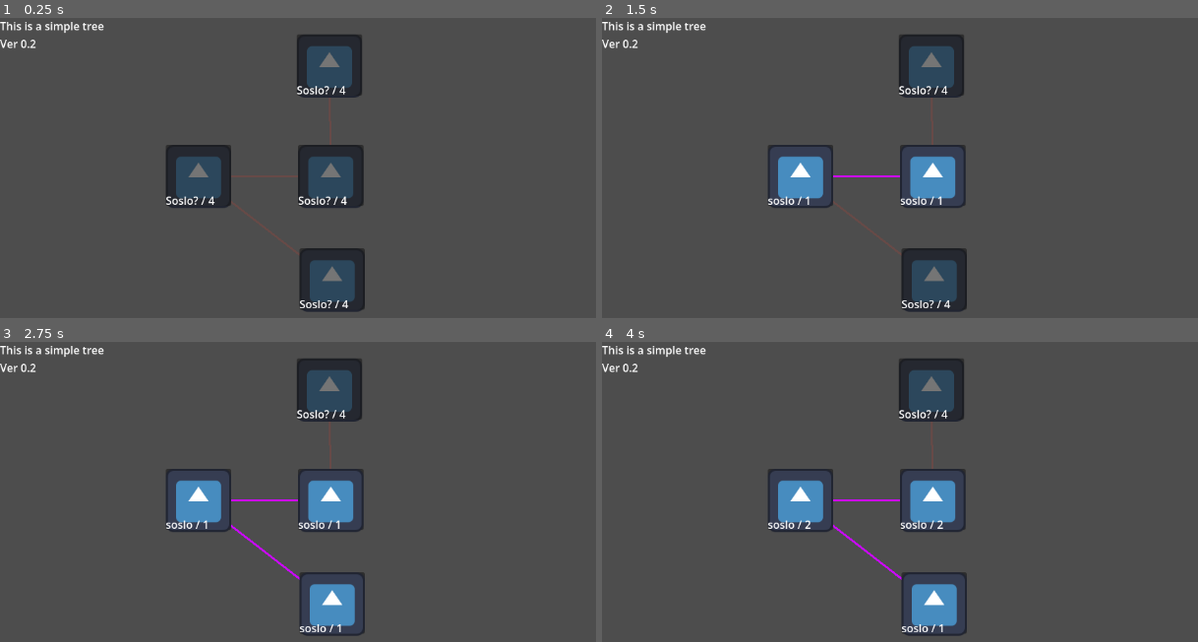
Above: before the commit, frames 1-4 (two rows, left to right).
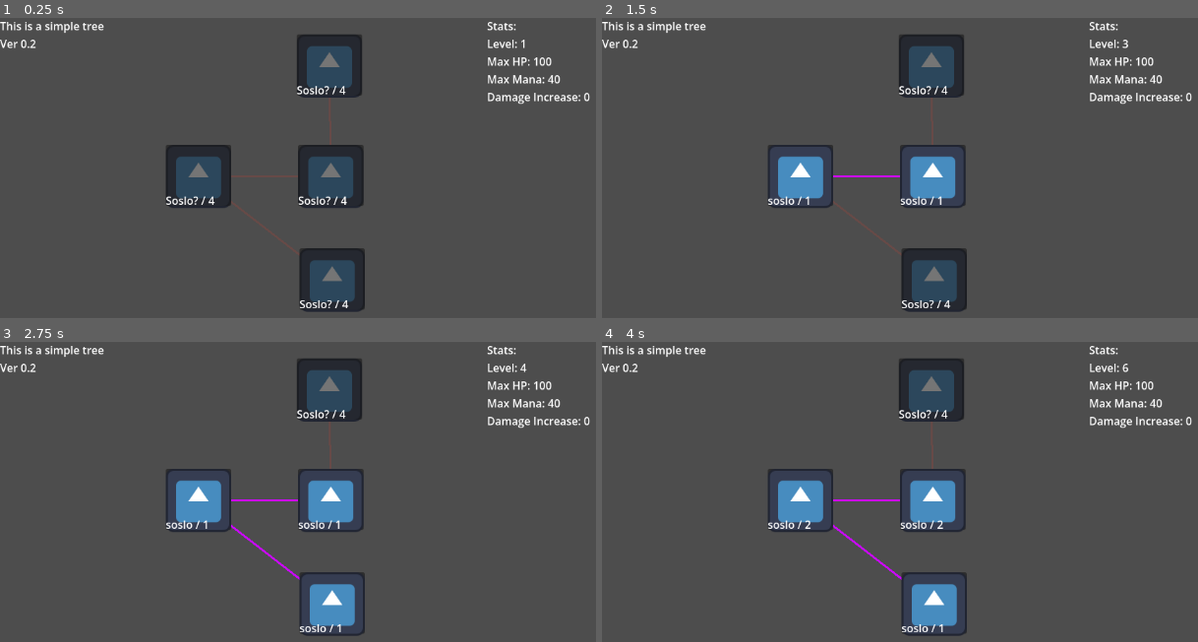
Above: after the commit, the same moments.

Repository: AkasakaRyuunoske/skill_tree
Game: Godot game, scene res://tree.tscn
The game is run twice, just before and just after one commit, with the same random seed, the same clock (stepped at 60 frames per second) and the same inputs. The engine's default icon, where the game draws it, is replaced by a stand-in: a white triangle on a blue panel in a dark square.
Inputs (mouse positions are in pixels of both pictures, inside the frame that each line leads up to):
- Up to frame 1 (0.25 s): no input
- Up to frame 2 (1.5 s): click (798, 177) at 0.5 s; click (935, 177) at 1.25 s
- Up to frame 3 (2.75 s): click (333, 603) at 2 s
- Up to frame 4 (4 s): click (798, 501) at 2.75 s; click (935, 501) at 3.52 s

The runs differ from the first frame. In frame 1, 0.8% of the frame differs, in the area x 81-100%, y 1-29%; in frame 2, 0.8%; in frame 3, 0.8%; in frame 4, 0.8%.

Commit message:
added dynamically updating stats (only lvl for now)

Diff:
--- a/player.gd
+++ b/player.gd
@@ -7,7 +7,10 @@
 
 # Called when the node enters the scene tree for the first time.
 func _ready() -> void:
-	pass # Replace with function body.
+	level = 1
+	max_hp = 100
+	max_mana = 40
+	damage_increase = 0
 
 
 # Called every frame. 'delta' is the elapsed time since the previous frame.
--- /dev/null
+++ b/player_ui.gd
@@ -0,0 +1,28 @@
+extends Label
+
+@onready var player_ui: Label = $"."
+
+@onready var player = get_tree().get_first_node_in_group("player")
+@onready var nodes = get_tree().get_nodes_in_group("nodes")
+
+
+const TITLE : String = "Stats: \n"
+
+# Called when the node enters the scene tree for the first time.
+func _ready() -> void:
+	for node in nodes:
+		node.update_player_stats_ui.connect(_on_update_player_stats_ui)
+
+	_on_update_player_stats_ui(player)
+
+# Called every frame. 'delta' is the elapsed time since the previous frame.
+func _process(delta: float) -> void:
+	pass
+
+func _on_update_player_stats_ui(player):
+	print("updating stats....")
+	player_ui.text = TITLE \
+	+ "Level: " + str(player.level) + "\n" \
+	+ "Max HP: " + str(player.max_hp) + "\n" \
+	+ "Max Mana: " + str(player.max_mana) + "\n" \
+	+ "Damage Increase: " + str(player.damage_increase)
--- a/project.godot
+++ b/project.godot
@@ -18,6 +18,8 @@
 [global_group]
 
 player=""
+UI=""
+nodes=""
 
 [physics]
 
--- a/skill_node.gd
+++ b/skill_node.gd
@@ -8,6 +8,7 @@
 @onready var skill_node: SkillNode = $"."
 
 @onready var player = get_tree().get_first_node_in_group("player")
+@onready var ui = get_tree().get_first_node_in_group("ui")
 
 @export var level: int:
 	set = set_level
@@ -15,6 +16,7 @@
 @export var icon: Image
 @export var description_stats: Array[String]
 
+signal update_player_stats_ui(player : Object)
 
 func set_level(value):
 	level = value
@@ -34,6 +36,7 @@
 
 	if old_level != level:
 		player.level += 1
+		update_player_stats_ui.emit(player)
 
 	panel.show_behind_parent = true
 
--- a/tree.tscn
+++ b/tree.tscn
@@ -2,6 +2,28 @@
 
 [ext_resource type="PackedScene" uid="uid://hsduarhmd8q0" path="res://skill_node.tscn" id="1_brfkd"]
 [ext_resource type="PackedScene" uid="uid://crm3frkqu7cl7" path="res://player.tscn" id="2_nnvrw"]
+[ext_resource type="Script" uid="uid://bvfeu6406r7xe" path="res://player_ui.gd" id="3_gvmkm"]
+
+[sub_resource type="GDScript" id="GDScript_nnvrw"]
+script/source = "extends Label
+
+
+# Called when the node enters the scene tree for the first time.
+func _ready() -> void:
+	pass # Replace with function body.
+
+
+# Called every frame. 'delta' is the elapsed time since the previous frame.
+func _process(delta: float) -> void:
+	pass
+
+
+func _on_focus_entered() -> void:
+	pass # Replace with function body.
+
+
+
+"
 
 [node name="tree" type="Control" unique_id=89925543]
 layout_mode = 3
@@ -17,8 +39,9 @@
 offset_bottom = 49.0
 text = "This is a simple tree
 Ver 0.2"
+script = SubResource("GDScript_nnvrw")
 
-[node name="skill_node" parent="." unique_id=284363510 instance=ExtResource("1_brfkd")]
+[node name="skill_node" parent="." unique_id=284363510 groups=["nodes"] instance=ExtResource("1_brfkd")]
 layout_mode = 1
 anchors_preset = -1
 anchor_left = 0.21100001
@@ -29,10 +52,9 @@
 offset_top = 0.024002075
 offset_right = 0.31201172
 offset_bottom = -0.2880249
-node_name = ""
 description_stats = Array[String](["+10 max hp"])
 
-[node name="TextureButton" parent="skill_node" unique_id=925485314 instance=ExtResource("1_brfkd")]
+[node name="TextureButton" parent="skill_node" unique_id=925485314 groups=["nodes"] instance=ExtResource("1_brfkd")]
 layout_mode = 1
 anchors_preset = -1
 anchor_left = 2.042
@@ -43,10 +65,9 @@
 offset_right = -2.032013
 offset_bottom = 0.0
 disabled = true
-node_name = ""
 description_stats = Array[String](["+15 max mana"])
 
-[node name="TextureButton" parent="skill_node/TextureButton" unique_id=141561609 instance=ExtResource("1_brfkd")]
+[node name="TextureButton" parent="skill_node/TextureButton" unique_id=141561609 groups=["nodes"] instance=ExtResource("1_brfkd")]
 layout_mode = 1
 anchors_preset = -1
 anchor_top = -1.7420001
@@ -57,10 +78,9 @@
 offset_right = 0.01599884
 offset_bottom = 0.0060043335
 disabled = true
-node_name = ""
 description_stats = Array[String](["10% increased damage"])
 
-[node name="TextureButton2" parent="skill_node" unique_id=2075131214 instance=ExtResource("1_brfkd")]
+[node name="TextureButton2" parent="skill_node" unique_id=2075131214 groups=["nodes"] instance=ExtResource("1_brfkd")]
 layout_mode = 1
 anchors_preset = -1
 anchor_left = 2.042
@@ -72,7 +92,16 @@
 offset_right = -0.03201294
 offset_bottom = 0.037994385
 disabled = true
-node_name = ""
 description_stats = Array[String](["+30 max hp"])
 
 [node name="player" parent="." unique_id=1849651985 groups=["player"] instance=ExtResource("2_nnvrw")]
+
+[node name="player_ui" type="Label" parent="." unique_id=290110356 groups=["UI"]]
+layout_mode = 0
+offset_left = 714.0
+offset_right = 754.0
+offset_bottom = 23.0
+text = "Stats:"
+script = ExtResource("3_gvmkm")
+
+[connection signal="focus_entered" from="tree_label" to="tree_label" method="_on_focus_entered"]
Not shown, added: player_ui.gd.uid
